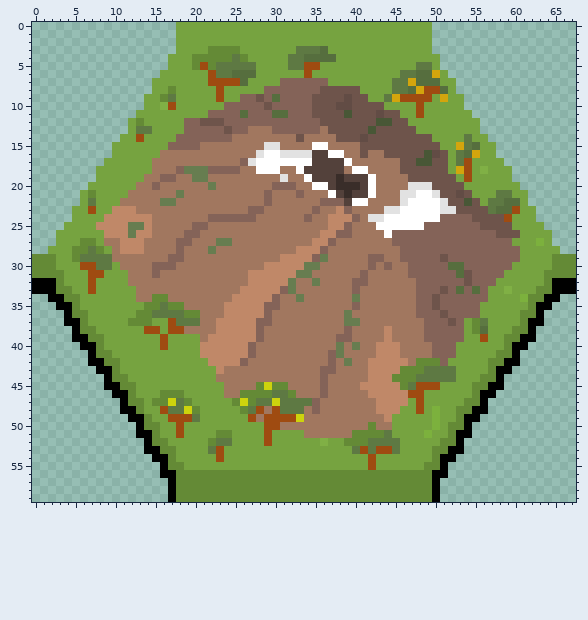
One commit to this sprite sheet: Images/TileSets/HexaRealm/Tiles/Mount Kilimanjaro.png. Above: the version before the commit.
The file is 68x60 pixels. Colours within 5 levels of each other are drawn and written as one.
Once edited:
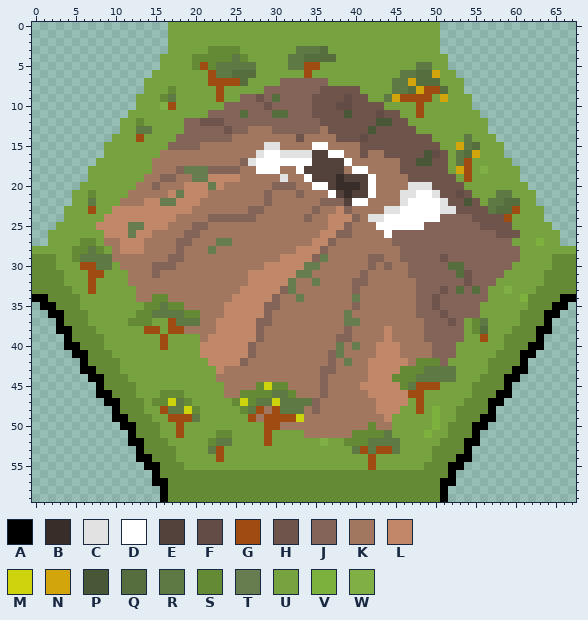
Palette (. is transparent): A #000000  B #392d29  C #e2e2e2  D #ffffff  E #53413b  F #624c45  G #9f4b11  H #6e544b  J #846358  K #a1775f  L #c08868  M #cdd30d  N #d3a50d  P #485736  Q #566e3e  R #5e7943  S #648a36  T #677d50  U #76a340  V #7cb13d  W #80b045
From old to new:
y 0..3: x 17 . -> U; x 50 . -> U
y 4..5: x 16 . -> U; x 51 . -> U
y 6: x 15 . -> U; x 52 . -> U
y 7..8: x 14 . -> U; x 53 . -> U
y 9..10: x 13 . -> U; x 54 . -> U
y 11: x 12 . -> U; x 55 . -> U
y 12..13: x 11 . -> U; x 56 . -> U
y 14: x 10 . -> U; x 57 . -> U
y 15..16: x 9 . -> U; x 58 . -> U
y 17: x 8 . -> U; x 59 . -> U
y 18: x 7 . -> U; x 60 . -> U
y 19: x 7 . -> U; x 22..25 KKKK -> LLLL; x 60 . -> U
y 20: x 6 . -> U; x 19..21 KKK -> LLL; x 23 K -> L; x 61 . -> U
y 21: x 5 . -> U; x 17 K -> L; x 19..21 KKK -> LLL; x 62 . -> U
y 22: x 5 . -> U; x 14..15 KK -> LL; x 18..20 KKK -> LLL; x 62 . -> U
y 23: x 4 . -> U; x 13..19 KKKKKKK -> LLLLLLL; x 63 . -> U
y 24: x 4 . -> U; x 15..17 KKK -> LLL; x 63 . -> U
y 25: x 3 . -> U; x 15..16 KK -> LL; x 64 . -> U
y 26..27: x 2 . -> U; x 65 . -> U
y 28: x 0..1 .. -> UU; x 66..67 .. -> UU
y 32..33: x 0..2 AAA -> SSS; x 65..67 AAA -> SSS
y 34: x 0..3 ..AA -> AASS; x 64..67 AA.. -> SSAA
y 35: x 1..4 ..AA -> AASS; x 63..66 AA.. -> SSAA
y 36: x 2..4 ..A -> AAS; x 63..65 A.. -> SAA
y 37: x 3..5 .AA -> ASS; x 62..64 AA. -> SSA
y 38: x 3..5 ..A -> AAS; x 62..64 A.. -> SAA
y 39: x 4..6 .AA -> ASS; x 61..63 AA. -> SSA
y 40: x 4..7 ..AA -> AASS; x 60..63 AA.. -> SSAA
y 41: x 5..7 ..A -> AAS; x 60..62 A.. -> SAA
y 42: x 6..8 .AA -> ASS; x 59..61 AA. -> SSA
y 43: x 6..9 ..AA -> AASS; x 58..61 AA.. -> SSAA
y 44: x 7..9 ..A -> AAS; x 58..60 A.. -> SAA
y 45: x 8..10 .AA -> ASS; x 57..59 AA. -> SSA
y 46: x 8..11 ..AA -> AASS; x 56..59 AA.. -> SSAA
y 47: x 9..11 ..A -> AAS; x 56..58 A.. -> SAA
y 48: x 10..12 .AA -> ASS; x 55..57 AA. -> SSA
y 49: x 10..13 ..AA -> AASS; x 54..57 AA.. -> SSAA
y 50: x 11..13 ..A -> AAS; x 54..56 A.. -> SAA
y 51: x 12..14 .AA -> ASS; x 53..55 AA. -> SSA
y 52: x 12..14 ..A -> AAS; x 53..55 A.. -> SAA
y 53: x 13..15 .AA -> ASS; x 52..54 AA. -> SSA
y 54: x 13..16 ..AA -> AASS; x 51..54 AA.. -> SSAA
y 55: x 14..16 ..A -> AAS; x 51..53 A.. -> SAA
y 56: x 15..17 .AA -> ASS; x 50..52 AA. -> SSA
y 57: x 15..17 ..A -> AAS; x 50..52 A.. -> SAA
y 58..59: x 16..17 .A -> AS; x 50..51 A. -> SA
Boxes around the changes in both pictures, in picture pixels (x1, y1, x2, y2):
changed: (32, 22, 240, 502)
changed: (432, 22, 576, 502)
